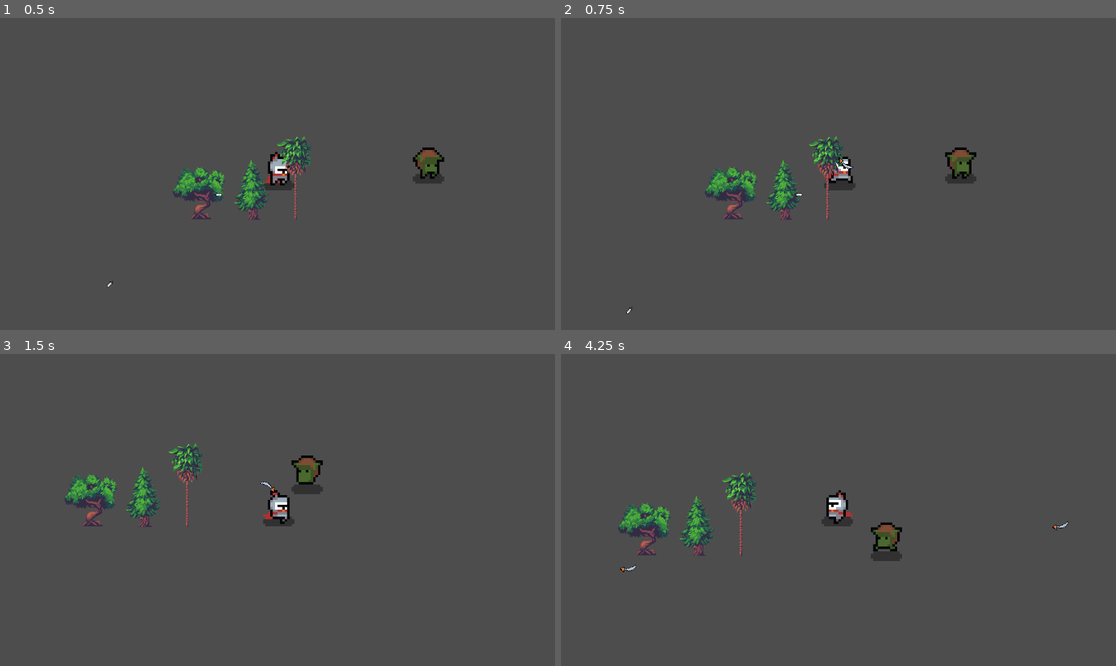
Above: before the commit, frames 1-4 (two rows, left to right).
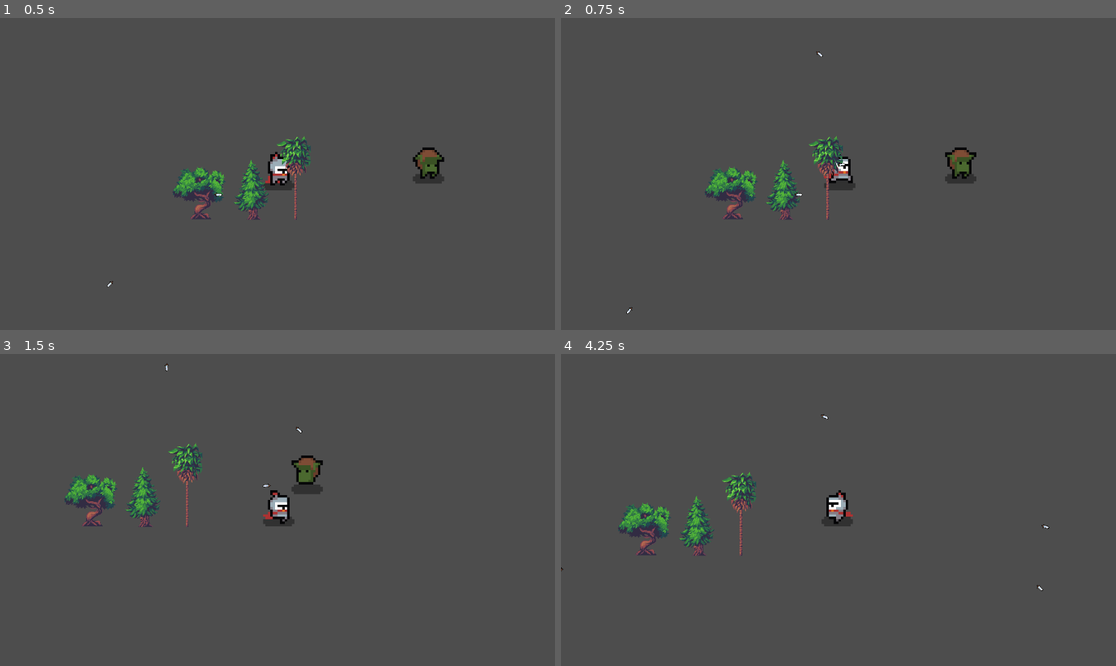
Above: after the commit, the same moments.

Repository: youngxblood/TopDown_Godot
Game: Godot game, scene res://Levels/world.tscn
Two runs of this game, one before a commit and one after it. Both use one fixed random seed, a clock stepped at 60 frames per second and the inputs below.
Inputs (mouse positions are in pixels of both pictures, inside the frame that each line leads up to):
- Up to frame 1 (0.5 s): no input
- Up to frame 2 (0.75 s): move the mouse to (960, 158) at 0.52 s; hold D (move_right) from 0.53 s (still down); click (960, 158) at 0.6 s
- Up to frame 3 (1.5 s): move the mouse to (166, 525) at 1.27 s; release D (move_right) at 1.28 s; hold S (move_down) from 1.28 s (still down); click (166, 525) at 1.35 s
- Up to frame 4 (4.25 s): move the mouse to (894, 441) at 2.02 s; release S (move_down) at 2.03 s; hold D (move_right) 2.03-2.78 s; click (894, 441) at 2.1 s; move the mouse to (810, 572) at 2.77 s; hold W (move_up) 2.78-3.53 s; click (810, 572) at 2.85 s; move the mouse to (1005, 556) at 3.52 s; hold A (move_left) from 3.53 s (still down); click (1005, 556) at 3.6 s

Frame 1 is identical in both runs. In frame 2, less than 0.1% of the frame differs, in the area x 45-53%, y 10-49%; in frame 3, less than 0.1%; in frame 4, 0.6%, in the area x 0-92%, y 19-76%.

Commit message:
Still can't get multi-dagger spawn to work, putting aside for now

Diff:
--- a/Entity/Components/ProjectileComponents/projectilethrower_component.gd
+++ b/Entity/Components/ProjectileComponents/projectilethrower_component.gd
@@ -18,7 +18,7 @@
 	var PROJECTILE = load(projectile_location)
 	if PROJECTILE:
 		var projectile = PROJECTILE.instantiate()
-		projectile.projectile_owner = self.get_owner()
+		projectile.projectile_owner = self.get_parent().get_parent() # This is awful... but it works
 		get_tree().current_scene.add_child(projectile)
 
 
--- a/Entity/Player/player_character.gd
+++ b/Entity/Player/player_character.gd
@@ -16,7 +16,8 @@
 	velocity = move_direction * speed
 
 	if Input.is_action_just_pressed("create_projectile"):
-		spawn_projectile()
+		# spawn_projectile()
+		weapon.fire_weapon()
 
 
 ## Handle sprite animations
--- a/Entity/Player/player_character.tscn
+++ b/Entity/Player/player_character.tscn
@@ -192,4 +192,8 @@
 [node name="ProjectileThrower_Component" parent="." index="6"]
 projectile_location = "res://Entity/Projectiles/spinningsword_projectile.tscn"
 
+[node name="ProjectileThrower_Component" parent="Weapon_Base" index="0"]
+projectile_location = "res://Entity/Projectiles/triple_throwing_dagger_projectile.tscn"
+
 [editable path="Hurtbox_Component"]
+[editable path="Weapon_Base"]
--- a/Entity/Projectiles/projectile_base.gd
+++ b/Entity/Projectiles/projectile_base.gd
@@ -24,6 +24,7 @@
 	self.queue_free()
 
 
+## Used to cleanup projectiles after delay for performance
 func start_projectile_timeout():
 	lifetime_timer.wait_time = timeout_time
 	lifetime_timer.start()
--- /dev/null
+++ b/Entity/Projectiles/triple_throwing_dagger_projectile.gd
@@ -0,0 +1,20 @@
+extends ProjectileBase
+
+@export_file var projectile_location
+var string_to_load : String
+
+func _ready():
+	super()
+	string_to_load = projectile_location
+	var PROJECTILE = load(projectile_location)
+	if PROJECTILE:
+		var new_projectile = PROJECTILE.instantiate()
+		new_projectile.projectile_owner = projectile_owner
+		get_tree().current_scene.add_child(new_projectile)
+
+		new_projectile.global_position = global_position;
+		# new_projectile.global_position.y -= 150; # Make the daggers spawn higher
+
+
+		var projectile_rotation = self.get_parent().global_position.direction_to(get_global_mouse_position()).angle()
+		new_projectile.rotation = projectile_rotation;
--- /dev/null
+++ b/Entity/Projectiles/triple_throwing_dagger_projectile.tscn
@@ -0,0 +1,16 @@
+[gd_scene load_steps=4 format=3 uid="uid://coxwk7sdtlhmx"]
+
+[ext_resource type="PackedScene" uid="uid://daq84x7vsorbe" path="res://Entity/Projectiles/projectile_base.tscn" id="1_arrfg"]
+[ext_resource type="Script" path="res://Entity/Projectiles/triple_throwing_dagger_projectile.gd" id="2_vixmn"]
+[ext_resource type="Texture2D" uid="uid://dlbhhgipetrtq" path="res://Resources/Sprites/Weapons/weapon_sword_1.png" id="3_8lc1l"]
+
+[node name="TripleThrowingDagger_Projectile" instance=ExtResource("1_arrfg")]
+script = ExtResource("2_vixmn")
+projectile_location = "res://Entity/Projectiles/throwingdagger_projectile.tscn"
+
+[node name="Sprite2D" parent="." index="0"]
+rotation = 0.785398
+texture = ExtResource("3_8lc1l")
+
+[editable path="Hitbox_Component"]
+[editable path="Projectiledamage_Component"]
--- /dev/null
+++ b/Entity/Weapons/dagger_thrower_weapon.tscn
@@ -0,0 +1,5 @@
+[gd_scene load_steps=2 format=3 uid="uid://dsfwsjeoi0sj8"]
+
+[ext_resource type="PackedScene" uid="uid://dfpigmp3hafhc" path="res://Entity/Weapons/weapon_base.tscn" id="1_g6syc"]
+
+[node name="DaggerThrower_Weapon" instance=ExtResource("1_g6syc")]
--- /dev/null
+++ b/Entity/Weapons/weapon_base.gd
@@ -0,0 +1,9 @@
+extends Node2D
+class_name WeaponBase
+
+@onready var projectilethrower_component : ProjectileThrowerComponent = $ProjectileThrower_Component
+
+
+func fire_weapon():
+	if projectilethrower_component:
+		projectilethrower_component.spawn_projectile()
--- /dev/null
+++ b/Entity/Weapons/weapon_base.tscn
@@ -0,0 +1,10 @@
+[gd_scene load_steps=3 format=3 uid="uid://dfpigmp3hafhc"]
+
+[ext_resource type="PackedScene" uid="uid://cfjbv7ji8wto3" path="res://Entity/Components/ProjectileComponents/projectilethrower_component.tscn" id="1_b5yrf"]
+[ext_resource type="Script" path="res://Entity/Weapons/weapon_base.gd" id="1_g6dfv"]
+
+[node name="Weapon_Base" type="Node2D"]
+script = ExtResource("1_g6dfv")
+
+[node name="ProjectileThrower_Component" parent="." instance=ExtResource("1_b5yrf")]
+projectile_location = "res://Entity/Projectiles/throwingdagger_projectile.tscn"
--- a/Entity/base_character.gd
+++ b/Entity/base_character.gd
@@ -4,4 +4,5 @@
 @onready var animated_sprite : AnimatedSprite2D = $AnimatedSprite2D
 @onready var anim_player : AnimationPlayer = $AnimationPlayer
 @onready var health_component : HealthComponent = $Health_Component
+@onready var weapon : WeaponBase = $Weapon_Base
 @onready var projectilethrower_component : ProjectileThrowerComponent = $ProjectileThrower_Component
--- a/Entity/base_character.tscn
+++ b/Entity/base_character.tscn
@@ -1,9 +1,10 @@
-[gd_scene load_steps=5 format=3 uid="uid://dy2aynllug5hw"]
+[gd_scene load_steps=6 format=3 uid="uid://dy2aynllug5hw"]
 
 [ext_resource type="Script" path="res://Entity/base_character.gd" id="1_em5ey"]
 [ext_resource type="PackedScene" uid="uid://dqd75j7k7oew1" path="res://Entity/Components/GlobalComponents/hurtbox_component.tscn" id="2_q0bas"]
 [ext_resource type="PackedScene" uid="uid://8snhwekfqyu2" path="res://Entity/Components/GlobalComponents/health_component.tscn" id="3_6v4lh"]
 [ext_resource type="PackedScene" uid="uid://cfjbv7ji8wto3" path="res://Entity/Components/ProjectileComponents/projectilethrower_component.tscn" id="4_w2bsw"]
+[ext_resource type="PackedScene" uid="uid://dfpigmp3hafhc" path="res://Entity/Weapons/weapon_base.tscn" id="5_h7a22"]
 
 [node name="BaseCharacter" type="CharacterBody2D"]
 script = ExtResource("1_em5ey")
@@ -21,3 +22,5 @@
 [node name="ProjectileThrower_Component" parent="." instance=ExtResource("4_w2bsw")]
 position = Vector2(-279.707, 396.464)
 projectile_location = "res://Entity/Projectiles/throwingdagger_projectile.tscn"
+
+[node name="Weapon_Base" parent="." instance=ExtResource("5_h7a22")]
